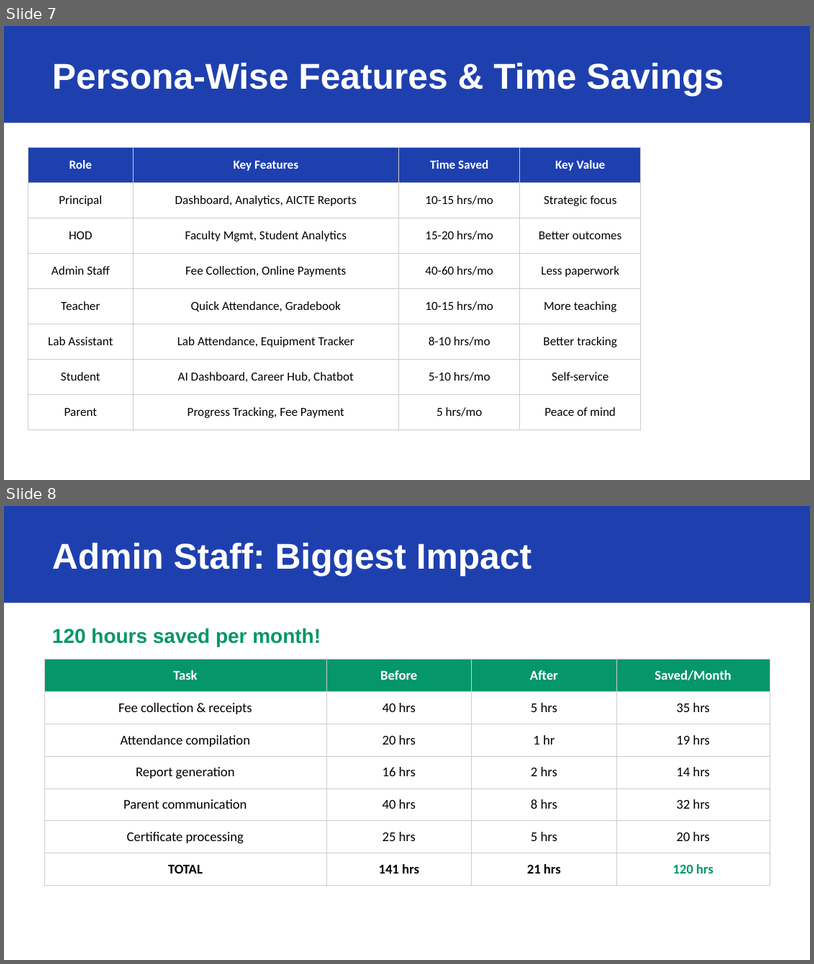
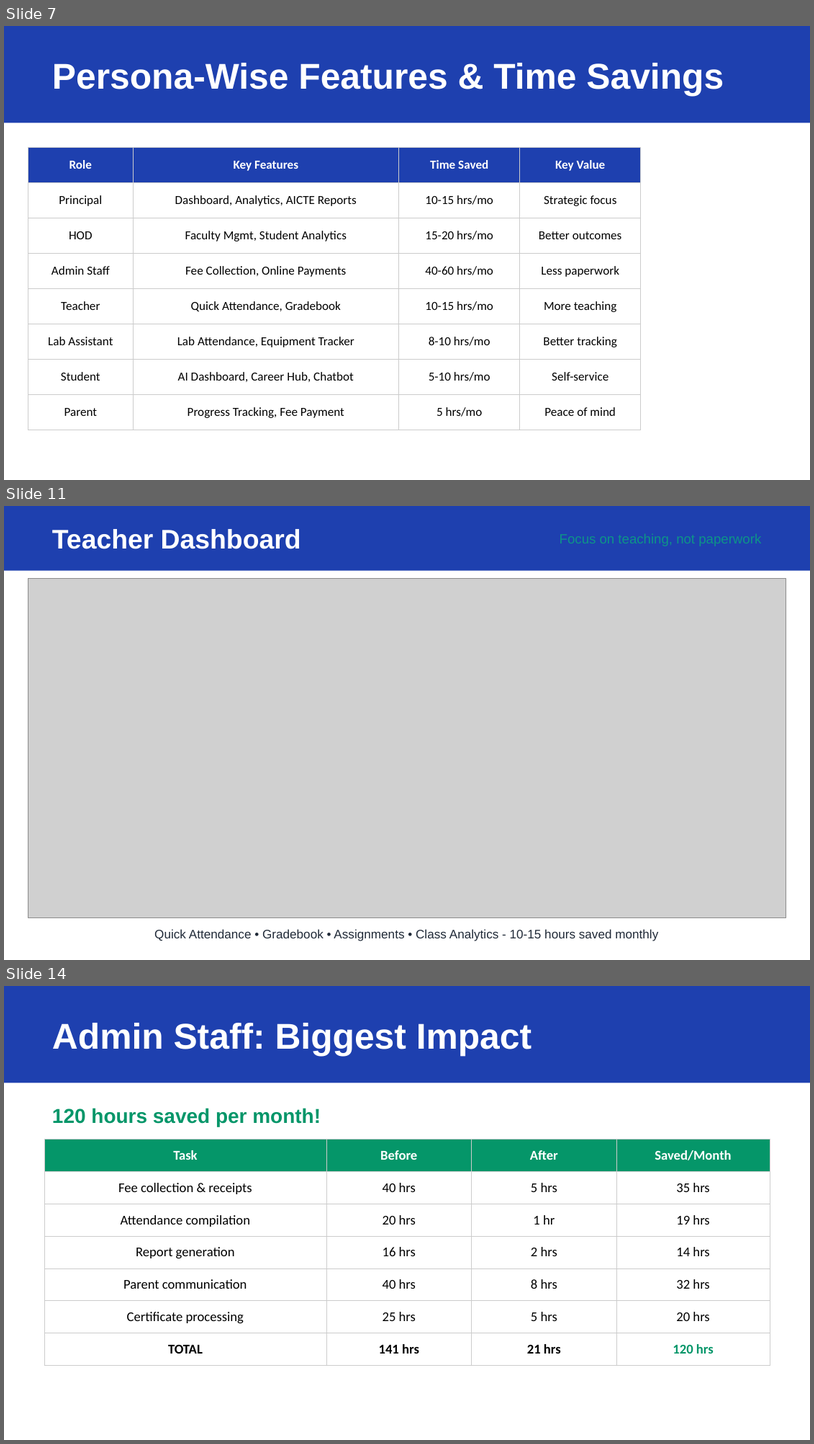
Before and after one commit to gsriramve/edunexus, a slide deck: docs/sales/EduNexus_Sales_Pitch.pptx. Shown one above the other, each under a label of ours: slides 7 and 8 before the commit, slides 7, 11 and 14 after it; the slides between them are not shown. The pictures are 814x964 and 814x1444 pixels, drawn with LibreOffice and Linux fonts; fonts in the diff are those of the drawing; grey boxes stand for pictures. Boxes give left, top, right and bottom in pixels: in the first picture for what was removed or moved away, otherwise in the second. Text is boxed around its words. In the diff, an @@ line names an element or a change of style, - is before the commit and + after.

```diff
--- a/docs/sales/EduNexus_Sales_Pitch.pptx
+++ b/docs/sales/EduNexus_Sales_Pitch.pptx
@@ slide 11 added at (4, 506, 810, 960), background #FFFFFF @@
@@ rectangle added at (4, 506, 810, 571), fill #1E40AF @@
@@ text added at (52, 529, 301, 549), 24 pt, text #FFFFFF, bold @@
+Teacher Dashboard
@@ text added at (560, 533, 761, 546), 12 pt, text #0D9488 @@
+Focus on teaching, not paperwork
@@ picture added at (28, 579, 786, 917) @@
@@ text added at (154, 929, 658, 941), 11 pt, text #1F2937 @@
+Quick Attendance • Gradebook • Assignments • Class Analytics - 10-15 hours saved monthly
@@ what was slide 8 is now slide 14 @@
```
Also in this commit, not shown: 5 other slides added, 1 other file.
